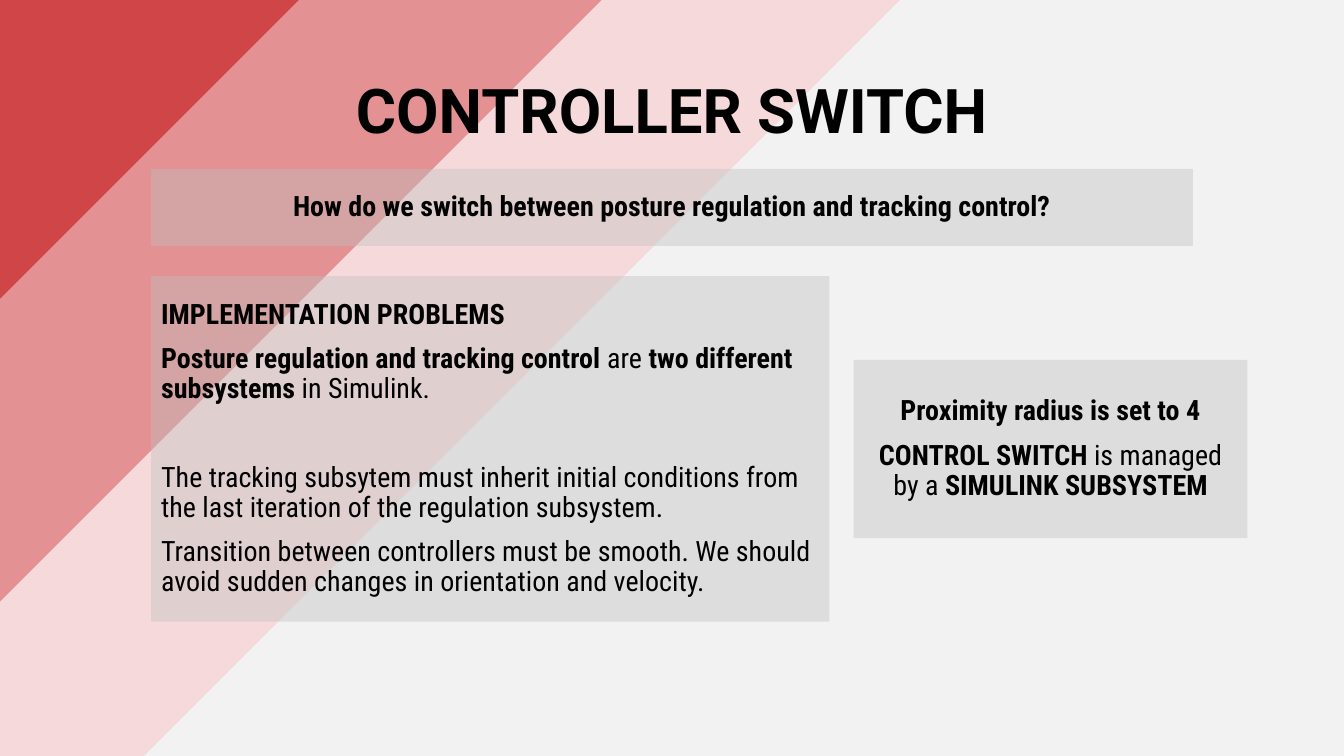
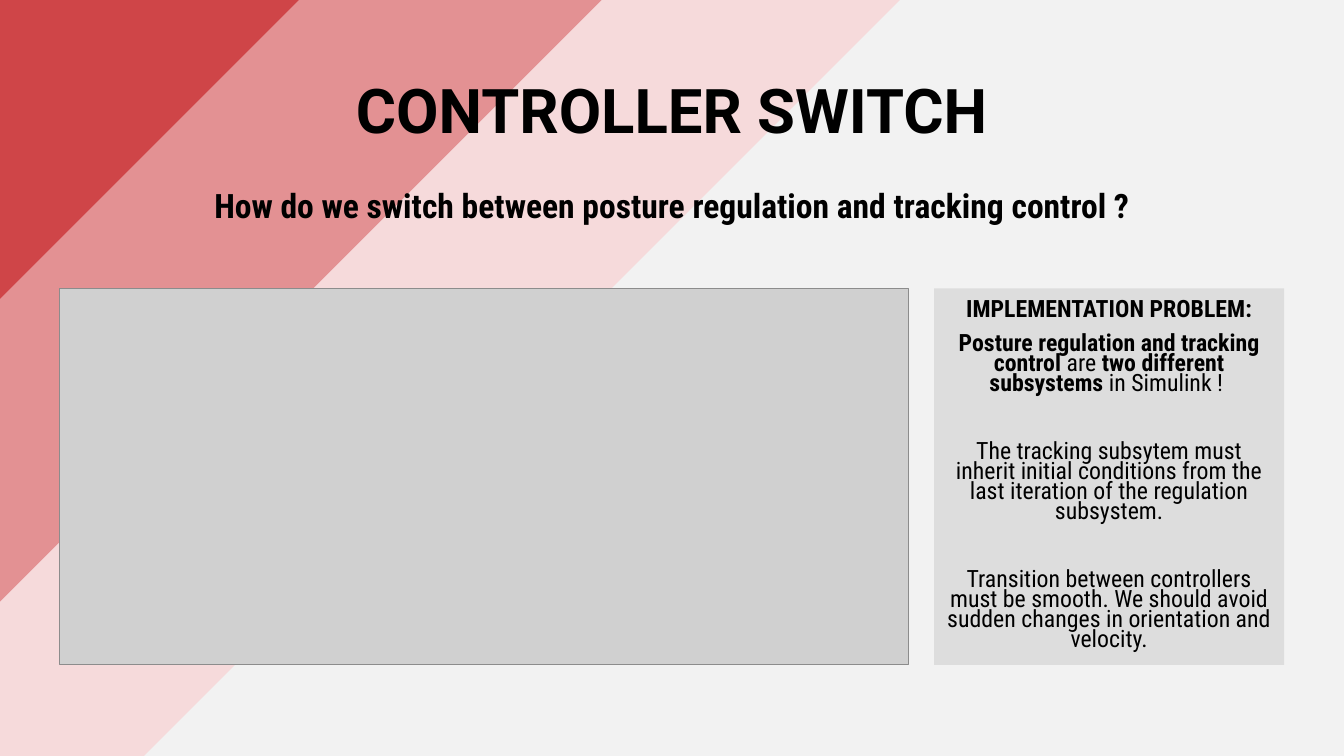
Before and after one commit to PippoGot/R-C2, a slide deck: slide 9 of documentation/presentation.pptx. Drawn at 1344x756 pixels with LibreOffice and Linux fonts; fonts in the diff are those of the drawing; grey boxes stand for pictures. Boxes give left, top, right and bottom in pixels: in the first picture for what was removed or moved away, otherwise in the second. Text is boxed around its words. In the diff, an @@ line names an element or a change of style, - is before the commit and + after.

```diff
--- a/documentation/presentation.pptx
+++ b/documentation/presentation.pptx
@@ text "How do we switch between ...": place and size @@
-text "How do we switch between ..." at box(151, 168, 1193, 246)
+text "How do we switch between ..." at box(214, 187, 1107, 226)
@@ text "How do we switch between ..." at box(214, 187, 1107, 226): fill #BFBFBF at 40% opacity to none @@
@@ text at box(214, 187, 1107, 226): text changed; size 20 to 24 pt @@
-How do we switch between posture regulation and tracking control?
+How do we switch between posture regulation and tracking control ?
@@ rectangle "IMPLEMENTATION PROBLEM:": place and size @@
-rectangle "IMPLEMENTATION PROBLEM:" at box(151, 276, 830, 622)
+rectangle "IMPLEMENTATION PROBLEM:" at box(935, 288, 1285, 665)
@@ text in rectangle at box(959, 300, 1259, 396): text changed; size 20 to 17 pt @@
-IMPLEMENTATION PROBLEMS
-Posture regulation and tracking control are two different subsystems in Simulink.
+IMPLEMENTATION PROBLEM:
+Posture regulation and tracking control are two different subsystems in Simulink !
@@ rectangle removed at box(854, 360, 1248, 538) @@
-Proximity radius is set to 4
-CONTROL SWITCH is managed by a SIMULINK SUBSYSTEM
@@ text in rectangle at box(947, 441, 1271, 652): size 20 to 17 pt in "The tracking subsytem must inherit initial conditions ...", "Transition between controllers must be smooth. We ..."; alignment left to centre; line spacing 0.9 to 0.7 @@
@@ group added at box(59, 288, 908, 665): 4 pictures @@
```
Also in this commit, not shown: 9 other slides changed, 2 slides added, 11 other files.
